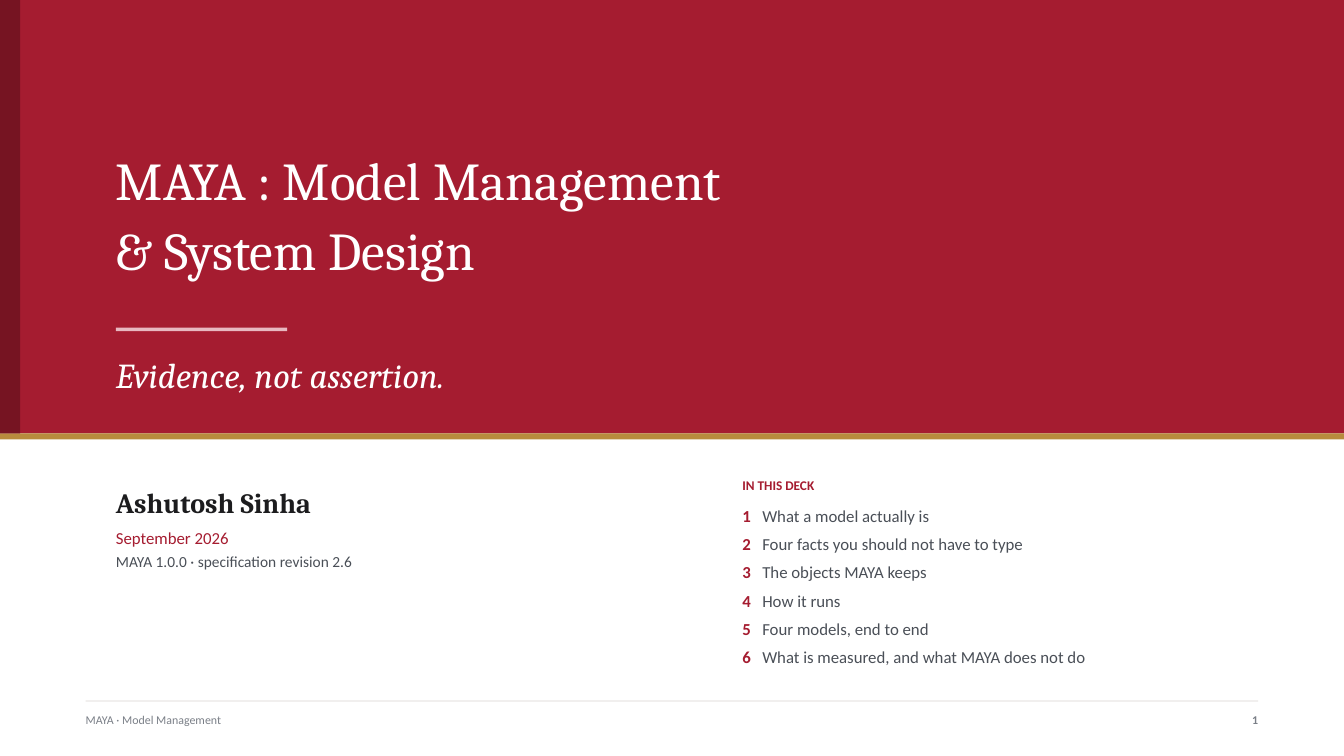
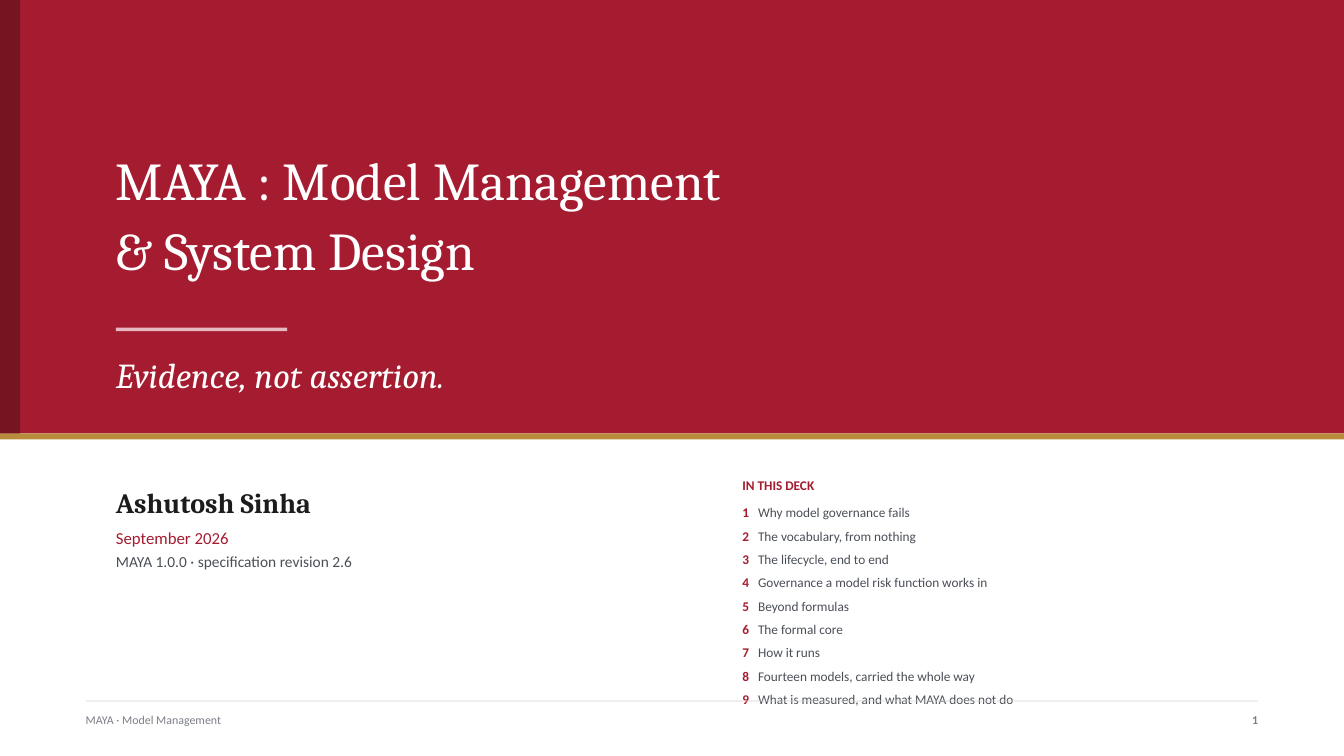
Before and after one commit to ajsinha/maya, a slide deck: slide 1 of docs/MAYA-Model-Management-Formalism-and-System-Design.pptx. Drawn at 1344x756 pixels with LibreOffice and Linux fonts; fonts in the diff are those of the drawing. Boxes give left, top, right and bottom in pixels: in the first picture for what was removed or moved away, otherwise in the second. Text is boxed around its words. In the diff, an @@ line names an element or a change of style, - is before the commit and + after.

Commit message:
The deck, rethought: 70 slides in nine parts, the 1.0.0 governance layer and fourteen case studies

```diff
--- a/docs/MAYA-Model-Management-Formalism-and-System-Design.pptx
+++ b/docs/MAYA-Model-Management-Formalism-and-System-Design.pptx
@@ text at (742,532,1013,706): text changed; size 12 to 9.5 pt @@
-1 What a model actually is
-2 Four facts you should not have to type
-3 The objects MAYA keeps
-4 How it runs
-5 Four models, end to end
-6 What is measured, and what MAYA does not do
+1 Why model governance fails
+2 The vocabulary, from nothing
+3 The lifecycle, end to end
+4 Governance a model risk function works in
+5 Beyond formulas
+6 The formal core
+7 How it runs
+8 Fourteen models, carried the whole way
+9 What is measured, and what MAYA does not do
```
Also in this commit, not shown: 42 other slides changed, 27 slides added, 47 slides removed, 12 other files.
